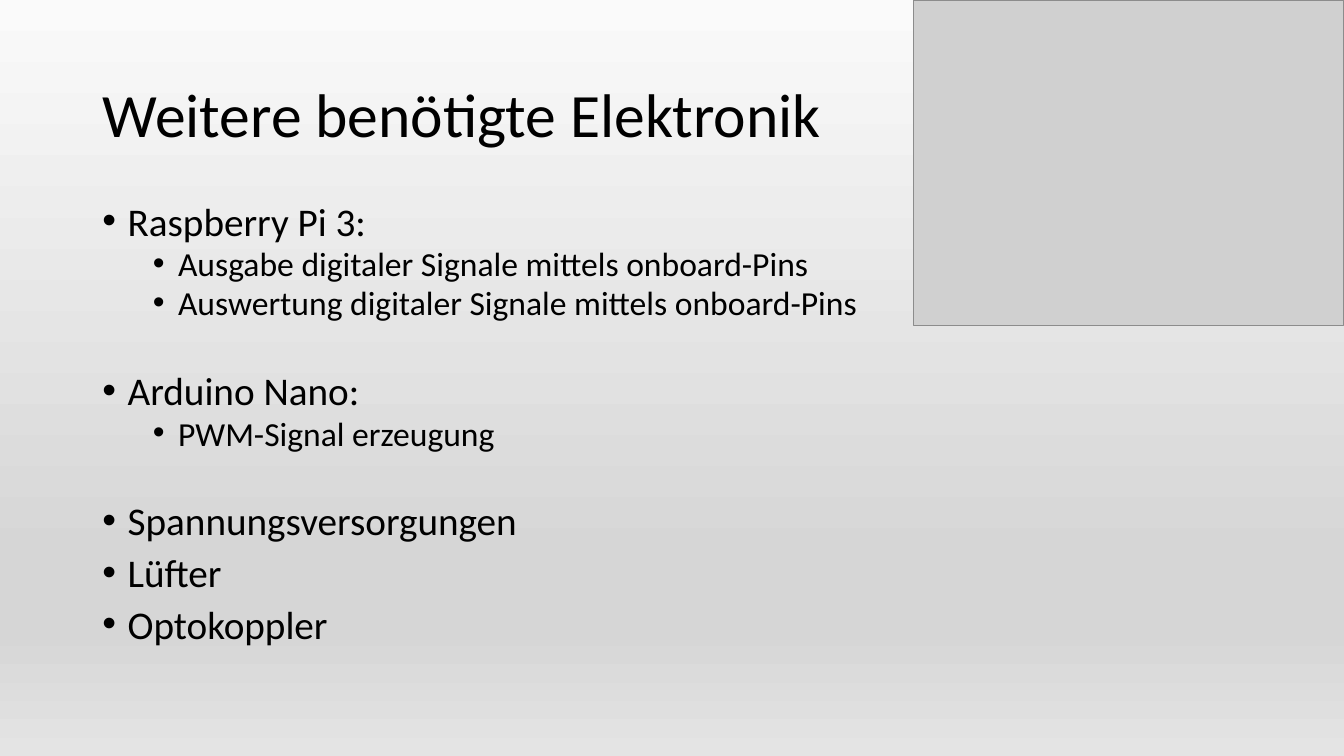
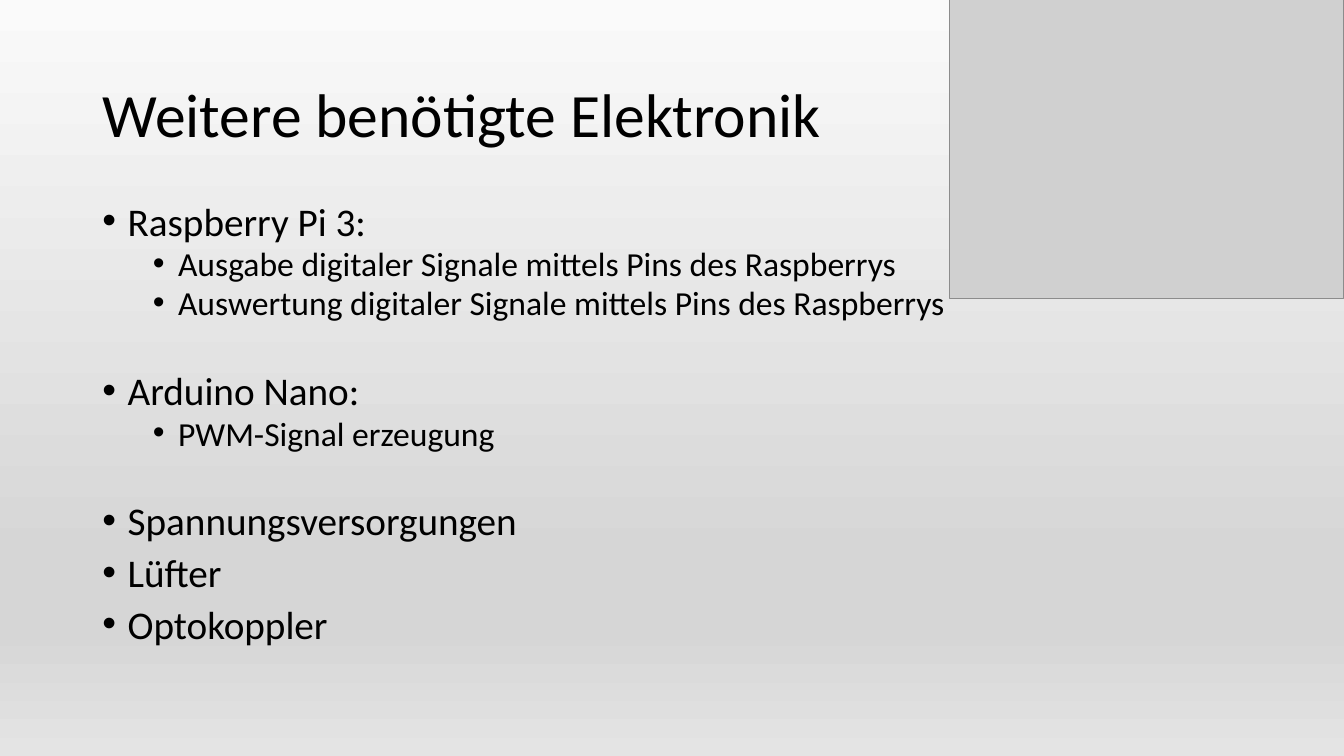
Before and after one commit to Katzenfuetterungsanlage/fuettr_prototype, a slide deck: slide 8 of Diplomarbeit/Powerpoint/Wolf.pptx. Drawn at 1344x756 pixels with LibreOffice and Linux fonts; fonts in the diff are those of the drawing; grey boxes stand for pictures. Boxes give left, top, right and bottom in pixels: in the first picture for what was removed or moved away, otherwise in the second. Text is boxed around its words. In the diff, an @@ line names an element or a change of style, - is before the commit and + after.

```diff
--- a/Diplomarbeit/Powerpoint/Wolf.pptx
+++ b/Diplomarbeit/Powerpoint/Wolf.pptx
@@ picture: place and size @@
-picture at [914,0,1344,326]
+picture at [950,0,1344,298]
@@ text at [178,252,944,321]: text changed @@
-  • Ausgabe digitaler Signale mittels onboard-Pins
-  • Auswertung digitaler Signale mittels onboard-Pins
+  • Ausgabe digitaler Signale mittels Pins des Raspberrys
+  • Auswertung digitaler Signale mittels Pins des Raspberrys
```
Also in this commit, not shown: 1 other slide changed, 4 other files.
